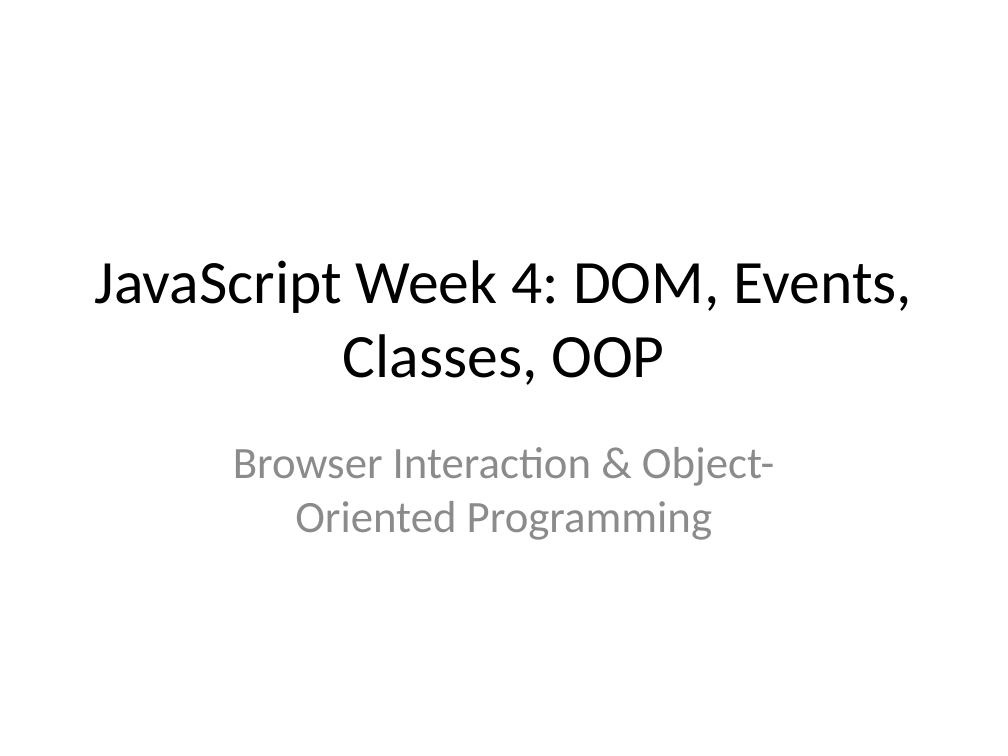
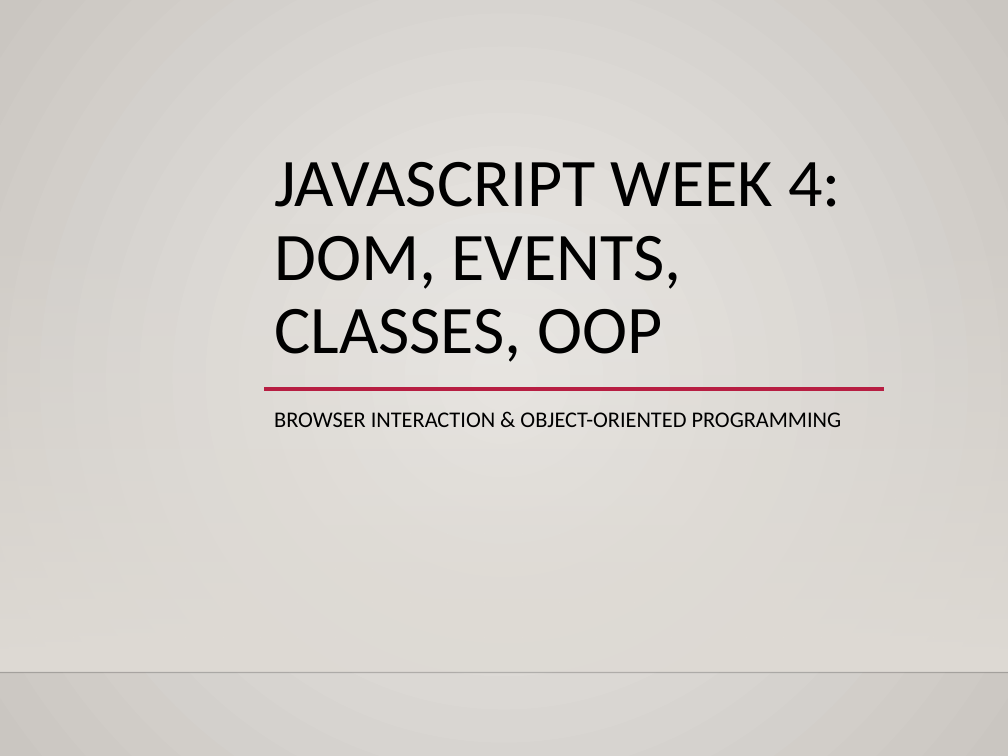
Before and after one commit to dtarvin/JavaScript-Class, a slide deck: slide 1 of slides for class/JS_Week4_Slides.pptx. Drawn at 1008x756 pixels with LibreOffice and Linux fonts; fonts in the diff are those of the drawing; background and template pictures are left out. Boxes give left, top, right and bottom in pixels: in the first picture for what was removed or moved away, otherwise in the second. Text is boxed around its words. In the diff, an @@ line names an element or a change of style, - is before the commit and + after.

Commit message:
formatting slides and editing slides

```diff
--- a/slides for class/JS_Week4_Slides.pptx
+++ b/slides for class/JS_Week4_Slides.pptx
@@ background #FFFFFF to gradient #ECEAE7 to #CAC7C1 @@
@@ title "JAVASCRIPT WEEK 4: DOM, EVENTS, ..." at box(274, 162, 841, 362): vertical alignment middle to bottom @@
@@ title at box(274, 162, 841, 362): text changed; size 44 to 48.6 pt @@
-JavaScript Week 4: DOM, Events, Classes, OOP
+JAVASCRIPT WEEK 4: DOM, EVENTS, CLASSES, OOP
@@ rectangle added at box(0, 222, 1008, 671), fill gradient #DFDBD5 @@
@@ line added from (264, 389) to (884, 389), #B71E42 2.5 pt @@
@@ subtitle at box(274, 412, 842, 427): text changed; size 32 to 16 pt; text colour #8C8C8C to #000000 @@
-Browser Interaction & Object-Oriented Programming
+BROWSER INTERACTION & OBJECT-ORIENTED PROGRAMMING
@@ line added from (0, 672) to (1008, 672), #000001 1 pt @@
```
Also in this commit, not shown: 18 other slides changed, 28 other files.
